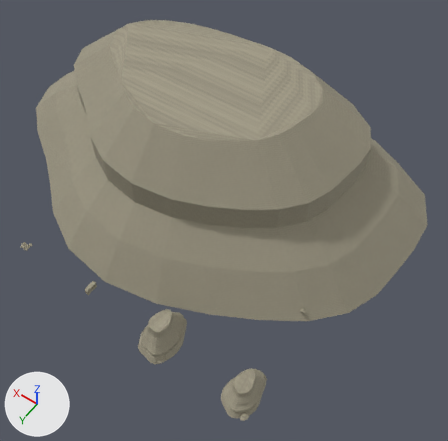
The Blender file scripts/aurel-quarry.blend, before and after one commit.
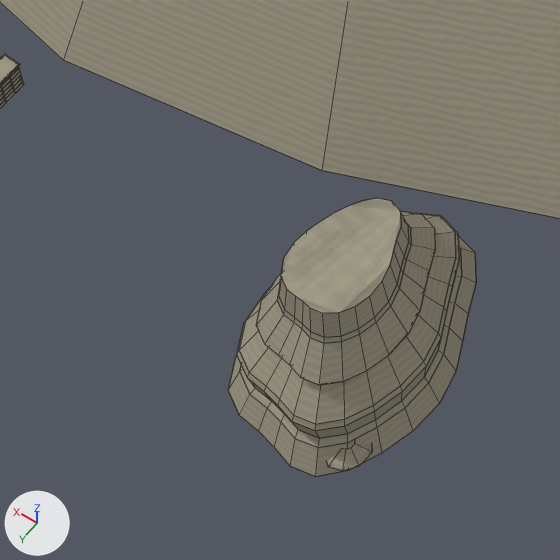
The first picture shows the older version from a 50 mm lens placed at (-54.0, 91.0, 253.0), pointed at (58.0, -66.0, 7.0). The close-ups show the older and then the newer version on the part from 21% to 45% of the width and 61% to 86% of the height of that picture. Only the edits that show in the close-ups are written down. Lighting does not change. The marker at lower left points along +X, +Y and +Z. The close-ups show mesh edges as thin lines.

Objects in the first close-up: 'cliff-cut_LOD0', 'retaining-wall_LOD0', 'ridge_LOD0'.
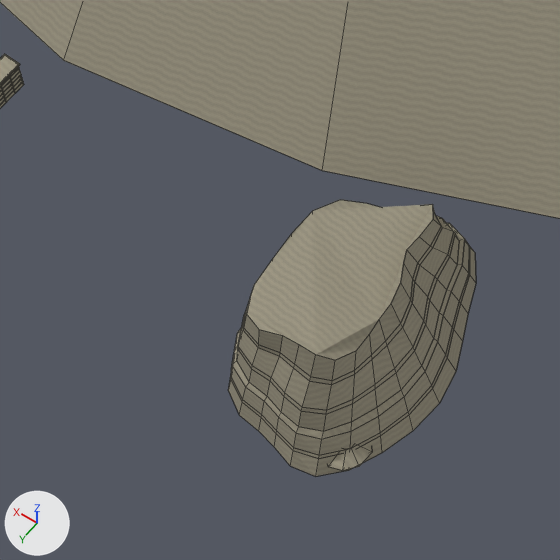
Diff of the bpy script that builds the scene:
```diff
--- a/scripts/aurel-quarry.blend.py
+++ b/scripts/aurel-quarry.blend.py
@@ me_cliff_cut_lod0 @@
 # used by ob_cliff_cut_lod0; parent = ob_kit_cliff_cut; location = (0.0, 0.0, 0.0)
-me_cliff_cut_lod0.from_pydata(...)  # 1182 vertices, 278 faces; spans x -9.2..8.9, y -14.2..12.3, z -0.6..16.8
+me_cliff_cut_lod0.from_pydata(...)  # 1182 vertices, 278 faces; spans x -9.2..8.9, y -14.2..12.3, z -0.6..16.1
+# me_cliff_cut_lod0 part 1: 840 of 1182 vertices moved; they spanned x -8.2..7.9, y -12.6..10.9, z 2.1..16.8 and now span x -8.6..8.6, y -13.6..11.7, z 1.2..16.1; mean shift (-0.1, 0.0, -1.6); largest move (1.1, -5.9, 16.8) -> (0.4, -9.2, 11.2)
+# me_cliff_cut_lod0 part 2: 278 kept faces spanning x -9.2..8.9, y -14.2..12.3, z -0.6..16.1 get new texture (UV) coordinates
 me_cliff_cut_lod0.materials.append(mat_a55_a60_limestone)
```

Where the change shows, as pixel boxes (x1, y1, x2, y2) in the close-ups (560 x 560 px; the box of a moved part takes in the faces that stretch with it):
'cliff-cut_LOD0', reshaped: before (228, 198, 476, 476); after (228, 200, 476, 476)
part 1 of me_cliff_cut_lod0, moved or reshaped: before (228, 198, 476, 476); after (228, 200, 476, 476)
part 2 of me_cliff_cut_lod0, surface changed: (228, 202, 466, 476) in both
